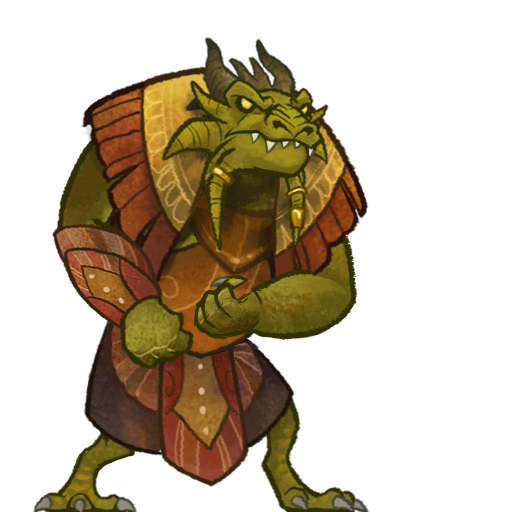
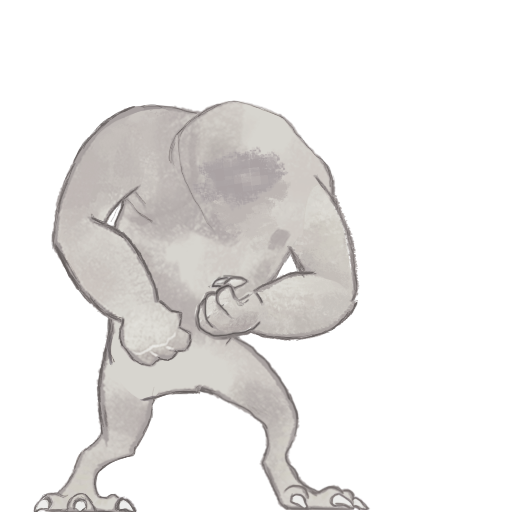
Revision of a layered 512x512 image; what changed, layer by layer:
hid group "HandL_2h" (1st of 2) (5 layers), moved it above "Folder 2 Copy" over [175, 272, 313, 371]
hid group "Head small" (6 layers) over [160, 36, 329, 252]
added group "Greyscale" with 12 layers above "Whole body" over [32, 100, 371, 512]
added layer "ArmL_2handed_lower_untinted" in group "Greyscale" over [247, 267, 358, 342]
added layer "HandL_2handed_untinted" in group "Greyscale" over [194, 274, 265, 341]
added layer "HandL_2handed_tint" in group "Greyscale" over [194, 273, 260, 339]
added layer "ArmL_2handed_upper_untinted" in group "Greyscale" over [234, 173, 360, 335]
added layer "ArmL_2handed_lower_tint" in group "Greyscale" over [241, 268, 354, 341]
added layer "ArmL_2handed_upper_tint" in group "Greyscale" over [289, 183, 356, 498]
added layer "HandR_2handed_tint" in group "Greyscale" over [116, 299, 195, 369]
added layer "ArmR_2handed_lower_tint" in group "Greyscale" over [53, 213, 160, 329]
added layer "ArmR_2handed_upper_tint" in group "Greyscale" over [51, 105, 148, 255]
added layer "Torso_tint" in group "Greyscale" over [103, 100, 337, 402]
added layer "LegR_tint" in group "Greyscale" over [32, 338, 158, 512]
added layer "LegL_tint" in group "Greyscale" over [167, 330, 371, 510]
hid group "Whole body" (42 layers) over [32, 38, 371, 512]
hid "drauvenGorelord_outfitVariation1 Copy" over [51, 222, 165, 332]
hid group "Armor" (5 layers) over [51, 65, 369, 487]
